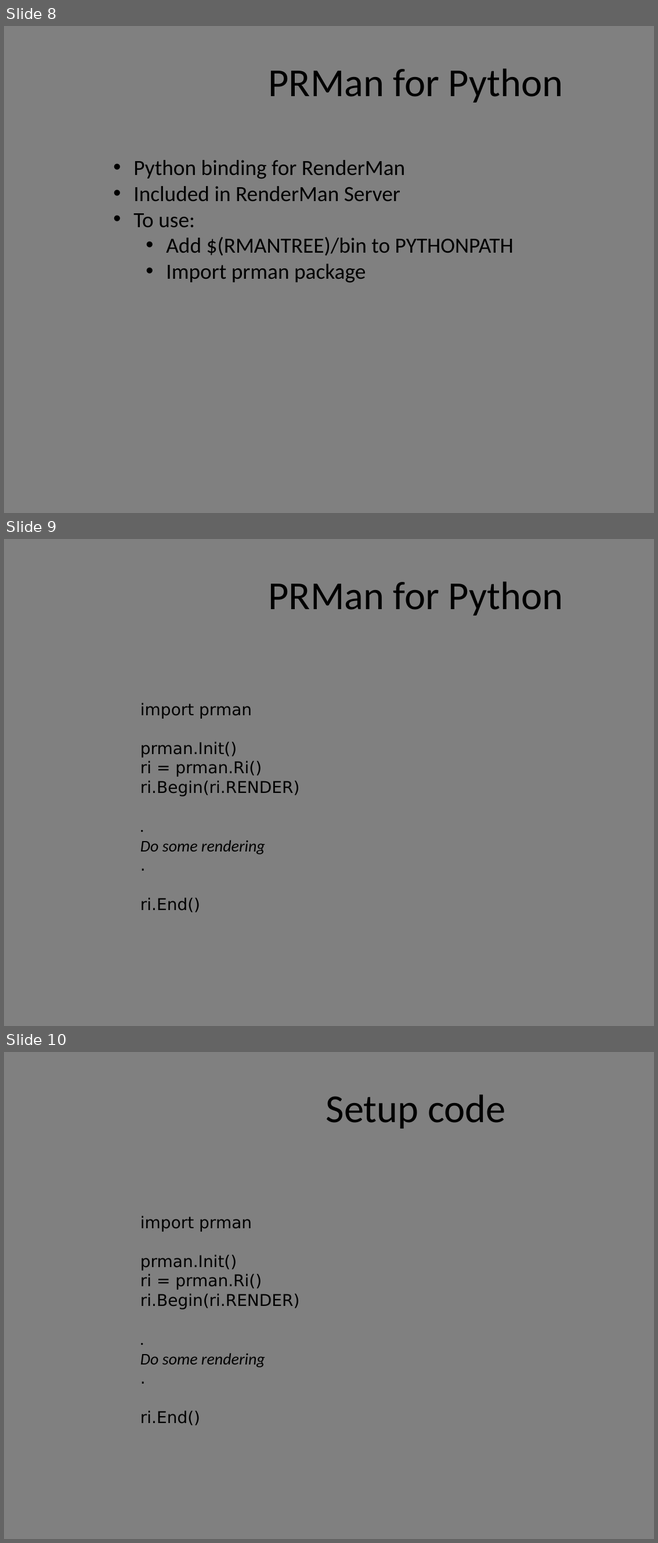
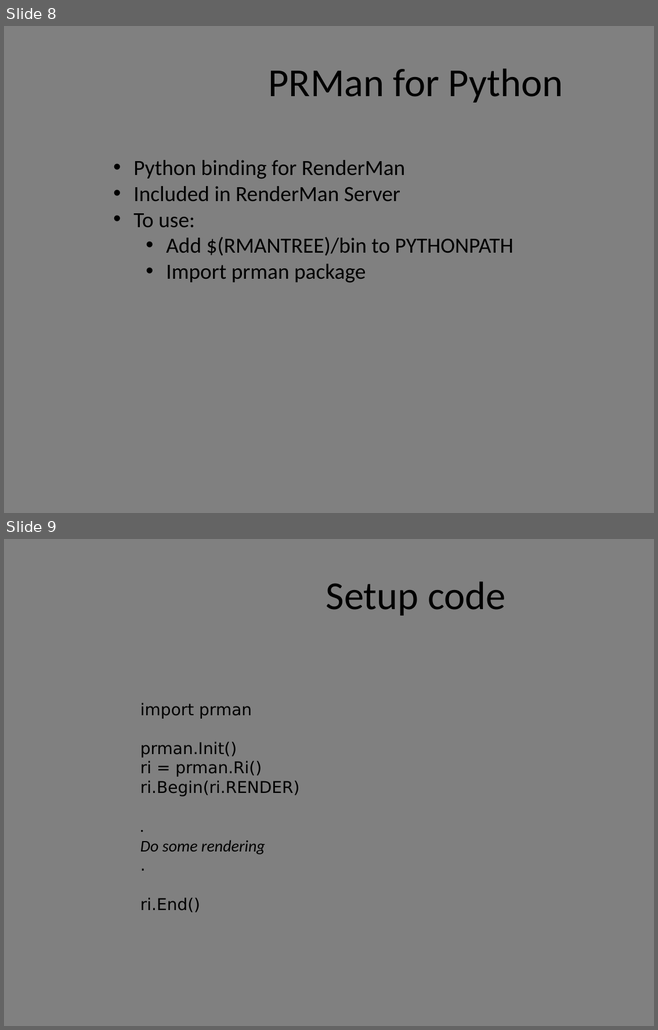
Before and after one commit to griffin2000/PRManForPythonCourse, a slide deck: PyRM.pptx. Shown one above the other, each under a label of ours: slides 8, 9 and 10 before the commit, slides 8 and 9 after it. The pictures are 658x1543 and 658x1030 pixels, drawn with LibreOffice and Linux fonts; fonts in the diff are those of the drawing; background and template pictures are left out. Boxes give left, top, right and bottom in pixels: in the first picture for what was removed or moved away, otherwise in the second. Text is boxed around its words. In the diff, an @@ line names an element or a change of style, - is before the commit and + after.

```diff
--- a/PyRM.pptx
+++ b/PyRM.pptx
@@ slide 9 removed at box(4, 539, 654, 1026), background #808080 @@
@@ title removed at box(268, 581, 563, 616) @@
-PRMan for Python
@@ text removed at box(140, 703, 300, 913) @@
-import prman
-prman.Init()
-ri = prman.Ri()
-ri.Begin(ri.RENDER)
-.
-Do some rendering
-.
-ri.End()
@@ what was slide 10 is now slide 9 @@
```
Also in this commit, not shown: 4 slides changed, 1 slide added, 1 other file.
